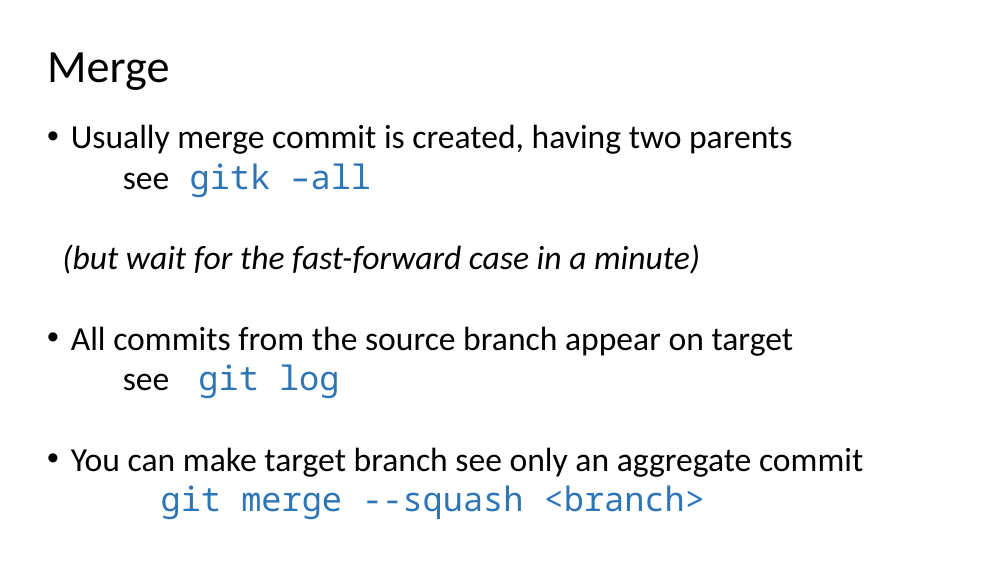
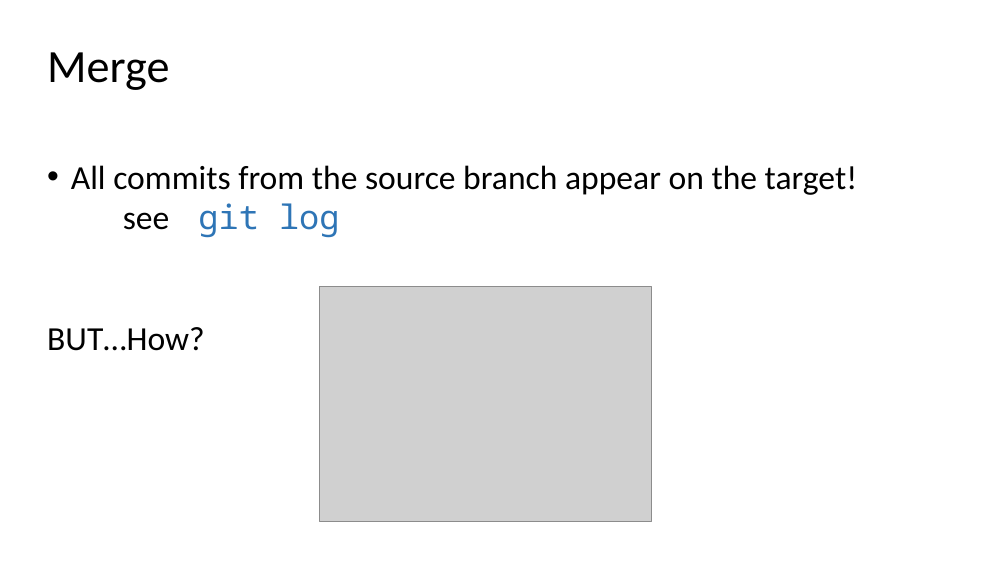
Before and after one commit to ogvolkov/git-101, a slide deck: slide 23 of git101.pptx (slide 22 before the commit). Drawn at 1008x567 pixels with LibreOffice and Linux fonts; fonts in the diff are those of the drawing; grey boxes stand for pictures. Boxes give left, top, right and bottom in pixels: in the first picture for what was removed or moved away, otherwise in the second. Text is boxed around its words. In the diff, an @@ line names an element or a change of style, - is before the commit and + after.

Commit message:
git internals with regard to branches

```diff
--- a/git101.pptx
+++ b/git101.pptx
@@ text at bbox=[71, 165, 857, 195]: text changed @@
-• Usually merge commit is created, having two parents
-see gitk –all
-(but wait for the fast-forward case in a minute)
-• All commits from the source branch appear on target
+• All commits from the source branch appear on the target!
@@ picture added at bbox=[319, 287, 651, 521] @@
@@ text at bbox=[47, 327, 205, 351]: text changed @@
-• You can make target branch see only an aggregate commit
-  git merge --squash <branch>
+BUT…How?
```
Also in this commit, not shown: 4 other slides changed, 14 slides added.
